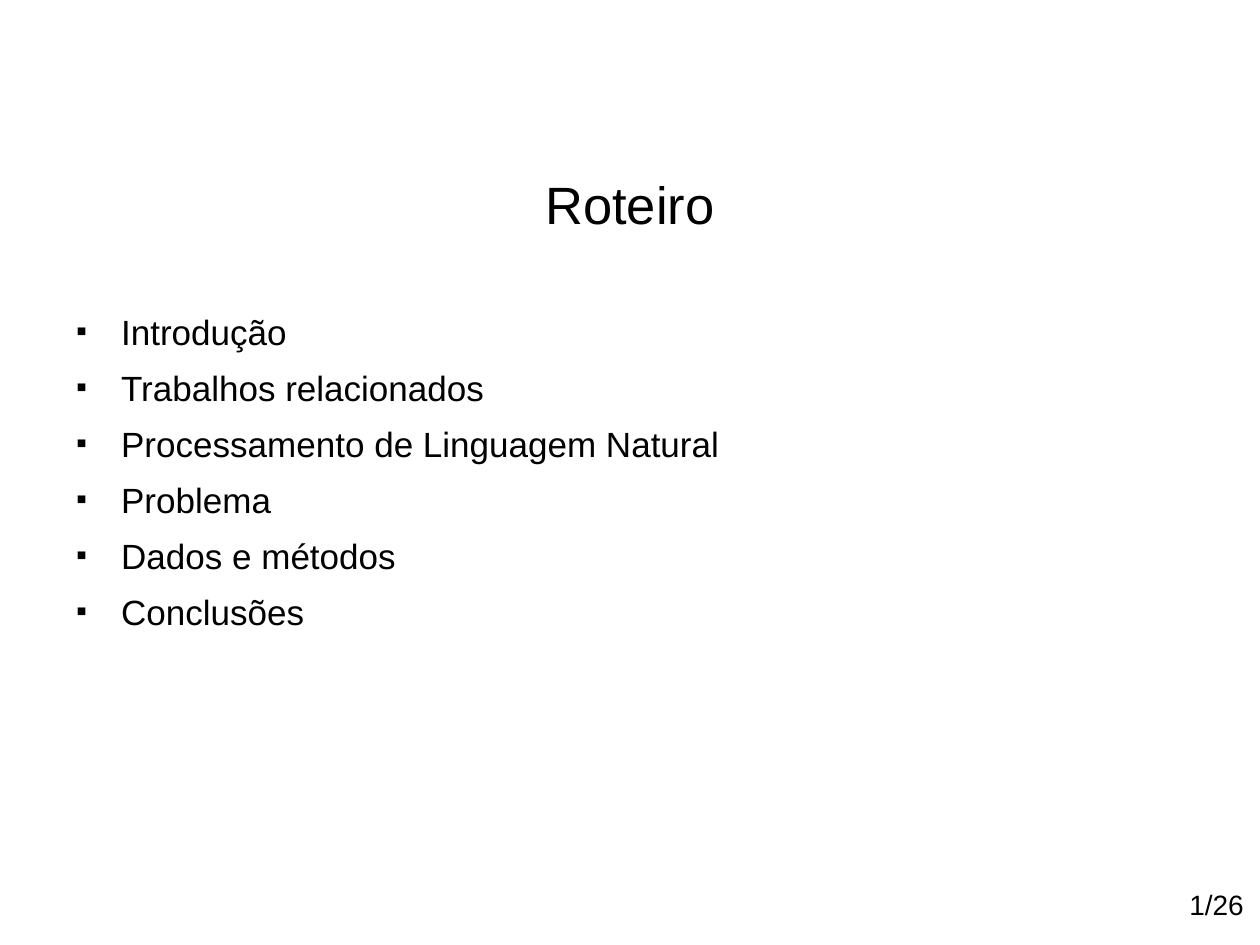
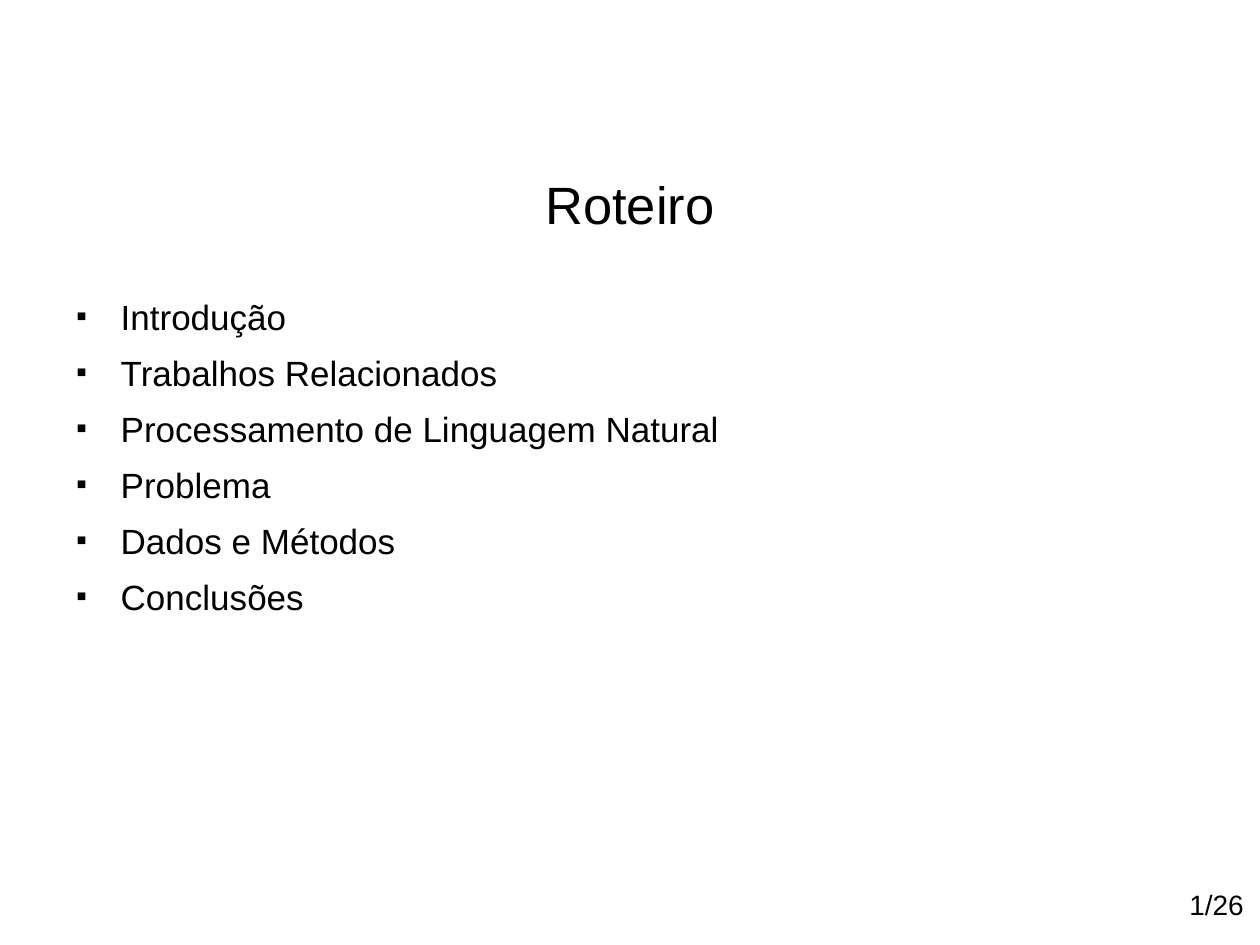
Before and after one commit to paulohq/apresentacao-NLP, a slide deck: slide 2 of apresentacao-mineracao-de-sugestoes.ppt. Drawn at 1260x945 pixels with LibreOffice and Linux fonts; fonts in the diff are those of the drawing; background and template pictures are left out. Boxes give left, top, right and bottom in pixels: in the first picture for what was removed or moved away, otherwise in the second. Text is boxed around its words. In the diff, an @@ line names an element or a change of style, - is before the commit and + after.

```diff
--- a/apresentacao-mineracao-de-sugestoes.ppt
+++ b/apresentacao-mineracao-de-sugestoes.ppt
@@ text "Introdução": place and size @@
-text "Introdução" at [121,319,719,626]
+text "Introdução" at [121,304,719,611]
@@ text at [121,360,497,387]: text changed @@
-■ Trabalhos relacionados
+■ Trabalhos Relacionados
@@ text at [121,528,395,555]: text changed @@
-■ Dados e métodos
+■ Dados e Métodos
```
Also in this commit, not shown: 26 other slides changed, 2 slides removed, 10 other files.
